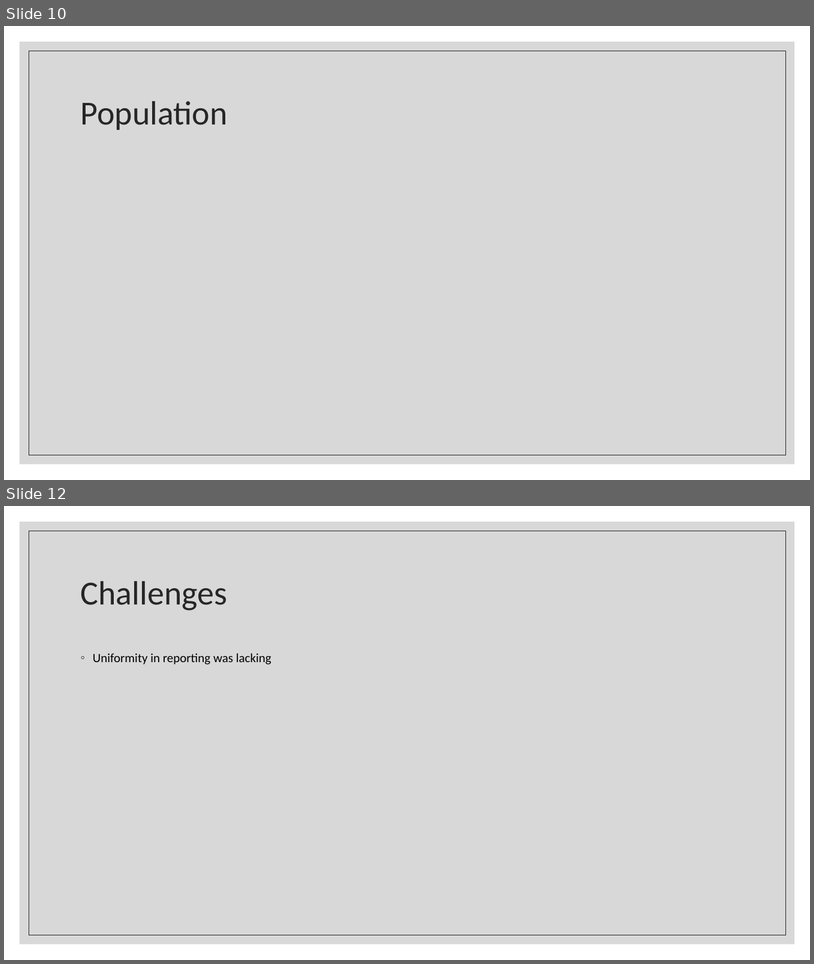
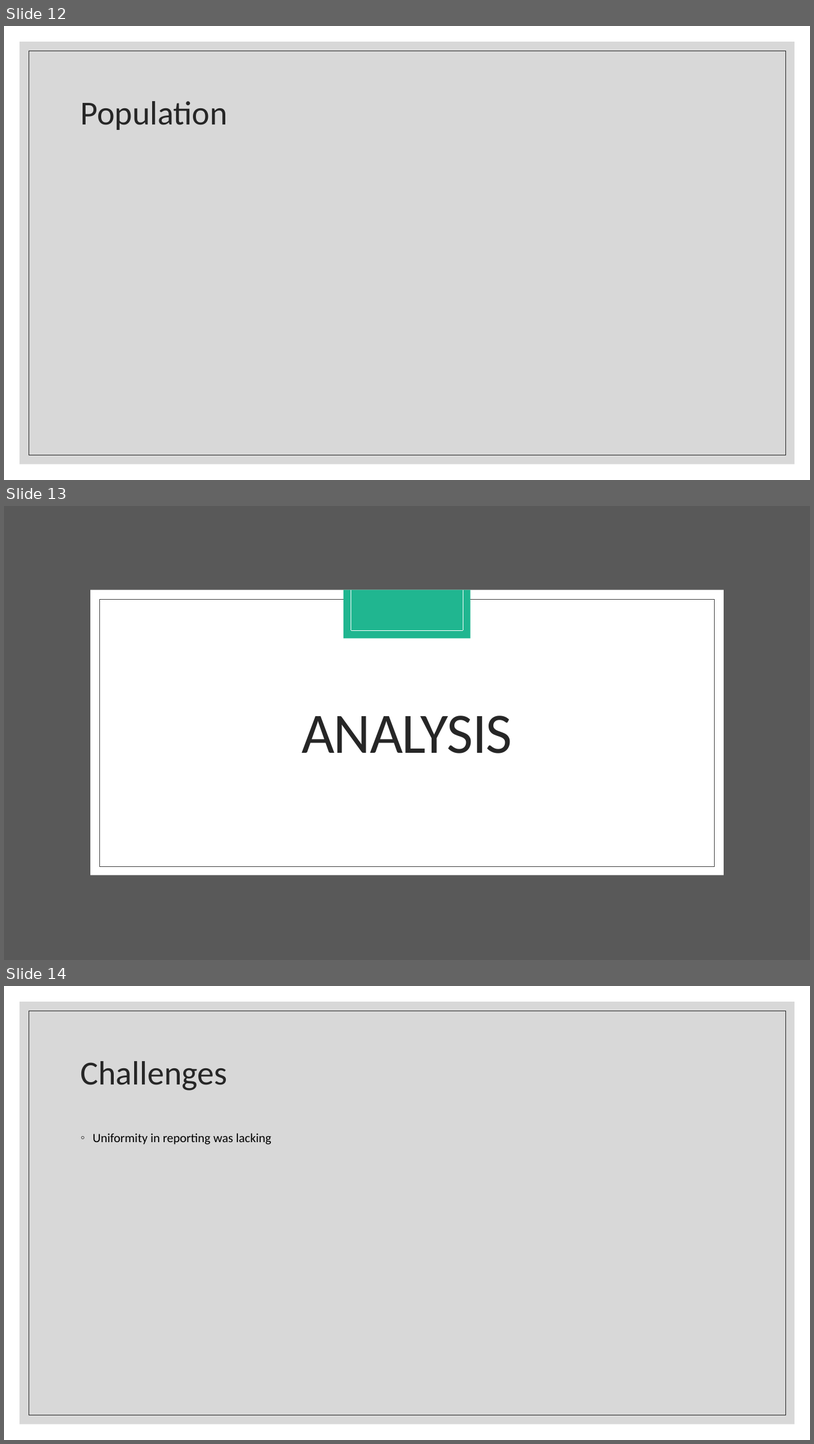
Before and after one commit to eclevela-1234/Covid-19-in-Europe, a slide deck: Covid-19 Presentation Team GEM.pptx. Shown one above the other, each under a label of ours: slides 10 and 12 before the commit, slides 12, 13 and 14 after it; the slides between them are not shown. The pictures are 814x964 and 814x1444 pixels, drawn with LibreOffice and Linux fonts; fonts in the diff are those of the drawing. Boxes give left, top, right and bottom in pixels: in the first picture for what was removed or moved away, otherwise in the second. Text is boxed around its words. In the diff, an @@ line names an element or a change of style, - is before the commit and + after.

```diff
--- a/Covid-19 Presentation Team GEM.pptx
+++ b/Covid-19 Presentation Team GEM.pptx
@@ slide 13 added at (x1=4, y1=506, x2=810, y2=960), background #FFFFFF @@
@@ rectangle added at (x1=4, y1=506, x2=810, y2=960), fill #595959 @@
@@ rectangle added at (x1=90, y1=590, x2=724, y2=875), fill #FFFFFF @@
@@ rectangle added at (x1=344, y1=590, x2=471, y2=639), fill #20B690 @@
@@ line added from (351, 590) to (351, 631), #FFFFFF 0.5 pt @@
@@ line added from (463, 590) to (463, 631), #FFFFFF 0.5 pt @@
@@ rectangle added at (x1=99, y1=599, x2=715, y2=866), outline #404040 0.5 pt @@
@@ line added from (351, 631) to (463, 631), #FFFFFF 0.5 pt @@
@@ title added at (x1=302, y1=715, x2=512, y2=753), 68 pt, text #262626 @@
+ANALYSIS
@@ what was slide 10 is now slide 12 @@
@@ what was slide 12 is now slide 14 @@
```
Also in this commit, not shown: 1 slide changed, 10 other slides added, 8 slides removed.
